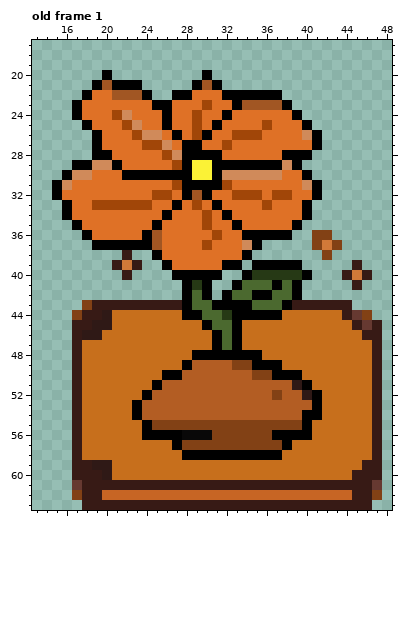
Pixel-art file -- Assets/ArtStuff/Plants/Dailion.aseprite. Above, as it was before the edit.
64x64 pixels, 1 frame. Colours within 5 levels of each other are drawn and written as one. Shown: old frame 1: x 13..48, y 17..63. The commit also changed other frames, which this record leaves out.
And afterwards:
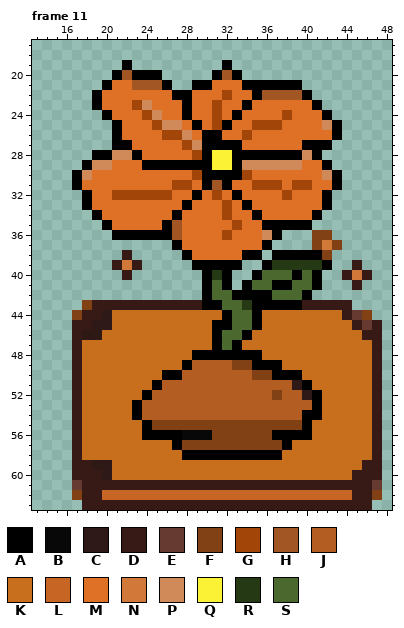
Palette (. is transparent): A #000000  B #090808  C #2f1916  D #371a15  E #663931  F #824115  G #a14608  H #a15623  J #b35d23  K #c76f1c  L #c76524  M #df7126  N #d17939  P #d08a5a  Q #fbf236  R #263915  S #4b692f
A new or re-ordered frame is compared with the old frame closest to it.
Diff:
frames 1 -> 30
Frame 11 is new; against old frame 1, layer "BigOLE":
y 19: x 22 . -> A; x 32 . -> A
y 20: x 20..25 A..... -> .AHAAA; x 30..33 A... -> .AHA
y 21: x 19..26 AHAAA... -> .AMMHHHA; x 30..39 HA........ -> AMMMAAAAAA
y 22: x 18..19 AM -> .A; x 21..26 HHHA.. -> MMMMMM; x 32..34 AAA -> GMM; x 36..40 AA... -> HHHHA
y 23: x 17..19 AMM -> ..A; x 23..26 MMAA -> GPMM; x 28 M -> A; x 30..31 GM -> MG; x 33..41 AHHHHA... -> MAMMMMMMA
y 24: x 17..22 AMMMGP -> ...AMM; x 24..26 MMA -> GPM; x 28..29 MG -> AM; x 31..33 MAM -> GMA; x 38..42 MA... -> GMMMA
y 25: x 18..23 AMMMGP -> ...AMM; x 25..27 MAM -> GPP; x 29 G -> A; x 31..32 AM -> GA; x 35 M -> G; x 37 M -> G; x 40..43 A... -> MMPA
y 26: x 19..21 AMM -> ..A; x 23..29 GPPMAMG -> MMMGGPM; x 31 M -> A; x 33 G -> M; x 35 G -> M; x 40..43 PA.. -> MMMA
y 27: x 19..22 AMMM -> ..AA; x 24..26 GGP -> MMM; x 28..33 AAMMGM -> GPAAAA; x 40 M -> A; x 42 . -> A
y 28: x 21..23 MMM -> PPA; x 26..29 GPAA -> MMMG; x 31..37 AMMMMMM -> QQAAAAA; x 40..41 A. -> PA
y 29: x 17 A -> .; x 21 A -> M; x 24..27 MMMG -> AAAA; x 29..32 QQAA -> AAQQ; x 34..37 AAAA -> PPPP; x 39..42 A... -> PMMA
y 30: x 16..17 AP -> .A; x 22..30 AAAAAAAQQ -> MMMMMMMGA; x 32..37 PPPPPP -> AAGMMM; x 40..43 A... -> MMPA
y 31: x 15..17 APM -> ..A; x 28..29 AA -> GM; x 31..32 AG -> HA; x 35..37 MMM -> GGG; x 39..43 MPA.. -> GGMMA
y 32: x 15..18 AMMM -> ...A; x 21..24 MMMM -> GGGG; x 28..31 AHAM -> MAMG; x 33..35 GGG -> AMM; x 37 G -> M; x 41..42 A. -> MA
y 33: x 16..24 AMMGGGGGG -> ..AMMMMMM; x 27..29 AMG -> MAM; x 31..32 AM -> MG; x 34 M -> A; x 36 G -> M; x 40..42 A.. -> MMA
y 34: x 16..19 AMMM -> ...A; x 26..27 AM -> MA; x 30 G -> M; x 32 A -> G; x 35 M -> A; x 40..41 A. -> MA
y 35: x 17..20 AMMM -> ...A; x 25..27 AMM -> MAH; x 30 G -> M; x 33 A -> G; x 36..38 MMM -> AAA; x 40 . -> A
y 36: x 18..23 AMMMMM -> ...AAA; x 25..27 HMM -> AAH; x 31..32 GM -> MG; x 34..36 AAA -> MMP; x 38 A -> .
y 37: x 19..27 AAAAAAHMM -> ........A; x 30 G -> M; x 34..36 PA. -> MMA
y 38: x 25..28 AMMM -> ...A; x 35 . -> A; x 37..41 ..... -> AAAAA
y 39: x 26..31 AMMMMM -> ...AAA; x 35 A -> .; x 37..42 AAA... -> RRRRRA
y 40: x 27..29 AAA -> ...; x 31..32 A. -> RA; x 34..41 ARRRRRA. -> .ASSSASA
y 41: x 28..29 AR -> ..; x 31..34 ..AS -> SA.A; x 38..41 SA.. -> ASSA
y 42: x 28..29 AS -> ..; x 31..34 .ASS -> SSAA; x 39..40 A. -> SA
y 43: x 28..30 ASS -> DDA; x 32..37 AAASSS -> SSRAAA; x 39 D -> A
y 44: x 28..34 AASSRAA -> KKKKASS; x 36..37 AA -> KK
y 45: x 30..35 ASSAKK -> KAASSA
y 46: x 33..34 AK -> SA
Where, in picture pixels (left, top, right, bottom), the same in both pictures:
changed: (52, 60, 342, 340)
